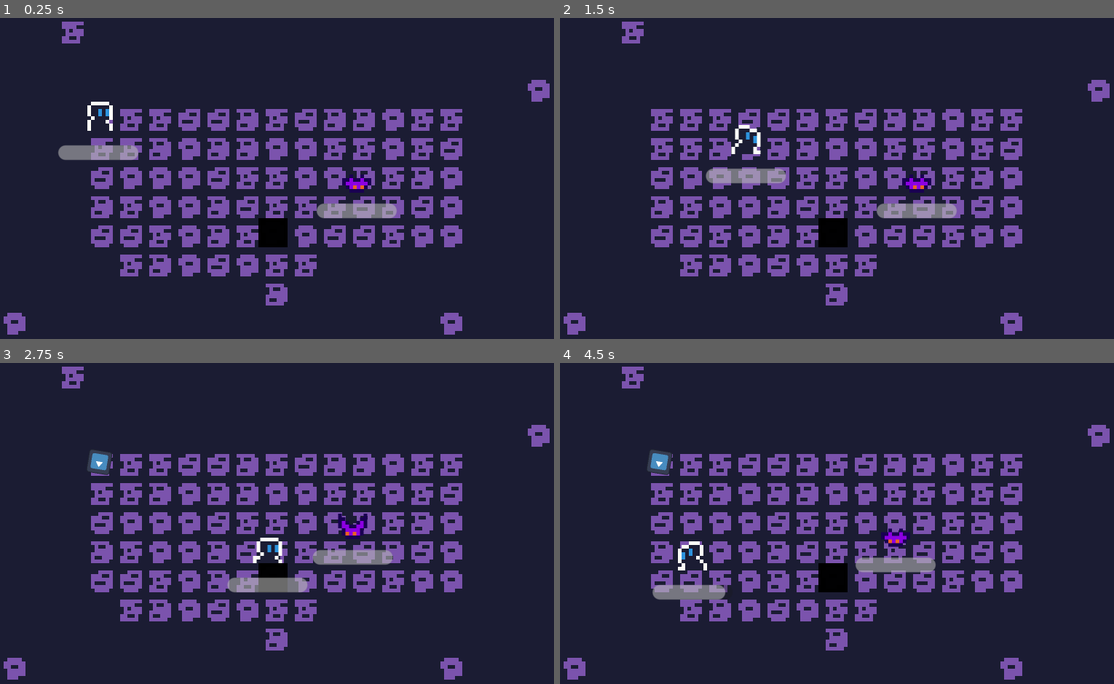
Above: before the commit, frames 1-4 (two rows, left to right).
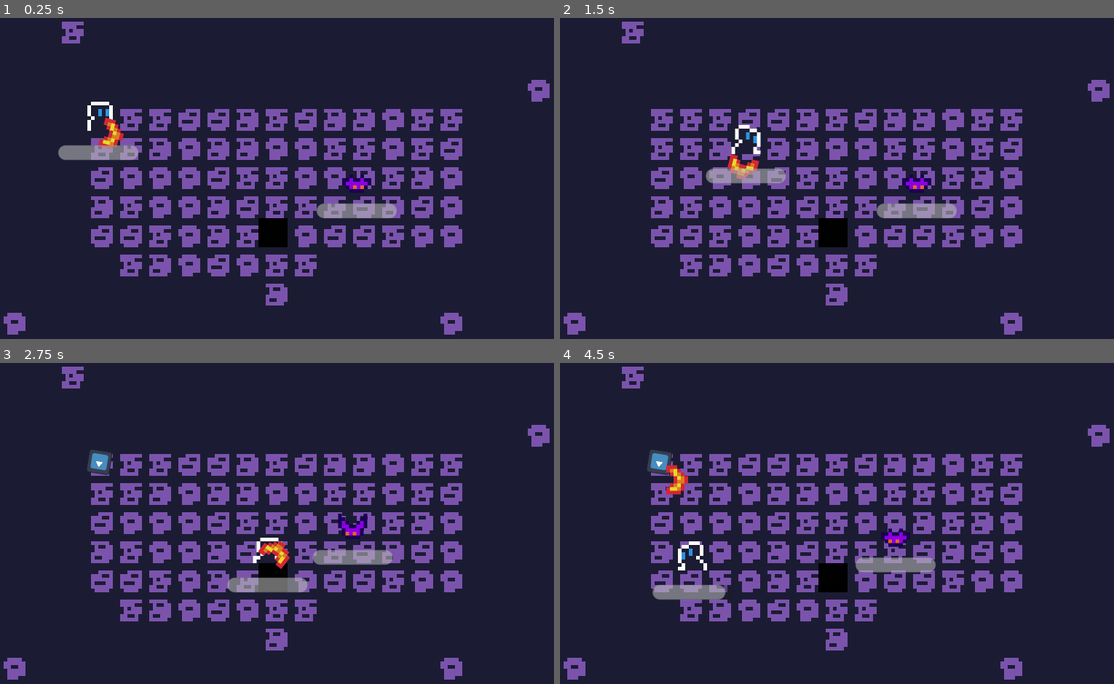
Above: after the commit, the same moments.

Repository: Renan-G-projec/DungeonWarrior
Game: Godot game, scene res://scenes/main.tscn
Two runs of this game, one before a commit and one after it. Both use one fixed random seed, a clock stepped at 60 frames per second and the inputs below. The engine's default icon, where the game draws it, is replaced by a stand-in: a white triangle on a blue panel in a dark square.
Inputs (mouse positions are in pixels of both pictures, inside the frame that each line leads up to):
- Up to frame 1 (0.25 s): no input
- Up to frame 2 (1.5 s): tap Enter (ui_accept) at 0.5, 0.77 s; move the mouse to (981, 165) at 0.52 s; hold D (walk_right) 0.53-1.28 s; click (981, 165) at 0.6 s; move the mouse to (737, 197) at 1.27 s; hold Down (ui_down) from 1.28 s (still down); tap E (Interact) at 1.35 s
- Up to frame 3 (2.75 s): tap Enter (ui_accept) at 1.52 s; click (177, 542) at 1.55 s; move the mouse to (349, 456) at 2.02 s; release Down (ui_down) at 2.03 s; hold D (walk_right) from 2.03 s (still down); click (349, 456) at 2.1 s
- Up to frame 4 (4.5 s): move the mouse to (820, 590) at 2.77 s; release D (walk_right) at 2.78 s; hold Up (ui_up) 2.78-3.53 s; tap Shift (dash) at 2.85 s; tap Enter (ui_accept) at 3.02, 3.77 s; click (820, 590) at 3.05 s; move the mouse to (1025, 574) at 3.52 s; hold A (walk_left) from 3.53 s (still down); tap Alt at 3.6 s; click (1025, 574) at 3.8 s; move the mouse to (676, 478) at 4.27 s; click (676, 478) at 4.35 s

The runs differ from the first frame. In frame 1, 0.3% of the frame differs, in the area x 17-23%, y 31-42%; in frame 2, 0.3%; in frame 3, 0.3%, in the area x 46-53%, y 55-65%; in frame 4, 0.3%.

Commit message:
feat: Added boomerang and fixed crash when defeating the first enemy. AMDG

Diff:
--- /dev/null
+++ b/features/weapons/bullets/boomerang/boomerang_bullet.gd
@@ -0,0 +1,48 @@
+# Ad Maiorem Dei Gloriam!
+class_name BoomerangBullet
+extends BulletBase
+
+signal player_collected()
+
+@export var speed: float = 40
+
+var _is_coming_back: bool  = false
+var _player_ref: Player
+
+func _on_lifetime_timeout() -> void:
+	player_collected.emit()
+	queue_free()
+
+func _physics_process(delta: float) -> void:
+	if _is_coming_back:
+		var target_position: Vector2 = _player_ref.global_position - global_position
+		var target_velocity: Vector2 = target_position.normalized() * speed
+		velocity = velocity.lerp(target_velocity, 0.4)
+	else:
+		velocity = velocity.lerp(Vector2.ZERO, 0.2);
+		if velocity.length() <= 32:
+			_is_coming_back = true
+			set_collision_mask_value(5, false)
+			set_collision_mask_value(1, true)
+
+	global_position += velocity * delta
+
+func _on_body_entered(body: Node2D) -> void:
+	if !_is_coming_back:
+		velocity = Vector2.ZERO
+
+		# Should stop colliding with map and collide with the player
+		set_collision_mask_value(5, false)
+		set_collision_mask_value(1, true)
+		_is_coming_back = true
+
+		var health := body.get_node_or_null("HealthComponent") as HealthComponent
+		if health: health.take_damage(damage, self)
+	else:
+		if body.is_in_group("player"):
+			player_collected.emit()
+			_destroy()
+		else:
+			var health := body.get_node_or_null("HealthComponent") as HealthComponent
+			if health:
+				health.take_damage(damage, self)
--- /dev/null
+++ b/features/weapons/bullets/boomerang/boomerang_bullet.tscn
@@ -0,0 +1,17 @@
+[gd_scene format=3 uid="uid://cn5jgmtbtkavj"]
+
+[ext_resource type="PackedScene" uid="uid://hjqp6neu5qh2" path="res://features/weapons/bullets/bullet_base.tscn" id="1_3xqwv"]
+[ext_resource type="Texture2D" uid="uid://btvktrmu75ir0" path="res://features/weapons/weapons/boomerang.png" id="2_sv5k7"]
+[ext_resource type="Script" uid="uid://chwfbpl8g2rml" path="res://features/weapons/bullets/boomerang/boomerang_bullet.gd" id="2_wabqo"]
+
+[node name="BoomerangBullet" unique_id=631913319 instance=ExtResource("1_3xqwv")]
+collision_mask = 18
+script = ExtResource("2_wabqo")
+speed = 40.0
+
+[node name="Sprite2D" parent="." index="1" unique_id=19741843]
+scale = Vector2(1, 1)
+texture = ExtResource("2_sv5k7")
+
+[node name="Lifetime" parent="." index="2" unique_id=1026420694]
+wait_time = 20.0
--- /dev/null
+++ b/features/weapons/weapons/boomerang.gd
@@ -0,0 +1,38 @@
+# Ad Maiorem Dei Gloriam!
+class_name Boomerang
+extends WeaponBase
+
+## Note: This doesnt inherit of melee or bullet weapons as its a diferent kind of weapon
+## Melee ones have a fixed cooldown
+## Bullet ones have a fixed timestang to recharge
+
+@export var speed: float = 500
+
+var _bullet_scene: PackedScene = preload("res://features/weapons/bullets/boomerang/boomerang_bullet.tscn")
+var _has_boomerang: bool = true
+
+func attack():
+	if !_has_boomerang: return
+
+	var boomerang_bullet: BoomerangBullet = _bullet_scene.instantiate()
+	boomerang_bullet.velocity = _to_mouse().normalized() * speed
+
+	visible = false
+	_has_boomerang = false
+
+	boomerang_bullet.speed = speed
+	boomerang_bullet.global_position = global_position
+	boomerang_bullet.player_collected.connect(_on_player_collected_boomerang)
+	boomerang_bullet._player_ref = get_tree().get_first_node_in_group("player")
+
+	get_tree().root.add_child(boomerang_bullet)
+
+func _to_mouse() -> Vector2:
+	return (get_global_mouse_position() - global_position)
+
+func _process(delta: float) -> void:
+	rotation = _to_mouse().angle()
+
+func _on_player_collected_boomerang() -> void:
+	visible = true
+	_has_boomerang = true
--- /dev/null
+++ b/features/weapons/weapons/boomerang.tscn
@@ -0,0 +1,12 @@
+[gd_scene format=3 uid="uid://h6674ir6qkhb"]
+
+[ext_resource type="Script" uid="uid://cd825ua8qx5kf" path="res://features/weapons/weapons/boomerang.gd" id="1_jbbdv"]
+[ext_resource type="Texture2D" uid="uid://btvktrmu75ir0" path="res://features/weapons/weapons/boomerang.png" id="2_e6umt"]
+
+[node name="Boomerang" type="Node2D" unique_id=1805347634]
+script = ExtResource("1_jbbdv")
+
+[node name="Sprite2D" type="Sprite2D" parent="." unique_id=1947852363]
+texture = ExtResource("2_e6umt")
+centered = false
+offset = Vector2(0, -4)
--- a/project.godot
+++ b/project.godot
@@ -94,6 +94,8 @@
 2d_physics/layer_2="Enemies"
 2d_physics/layer_3="Bullets"
 2d_physics/layer_4="Collectables"
+2d_physics/layer_5="Map"
+2d_physics/layer_6="Boomerang"
 
 [physics]
 
--- a/scenes/main.gd
+++ b/scenes/main.gd
@@ -35,9 +35,8 @@
 
 	player.global_position = room_instance.get_door_position(door_id)
 
-
 func _on_player_gameover() -> void:
 	TransitionManager.flash(func() -> void: get_tree().reload_current_scene.call_deferred())
 
 func _on_room_enemy_died(enemy_key: NodePath) -> void:
-	_persistance_keys[current_room.scene_file_path].push_back(enemy_key)
+	_persistance_keys.get_or_add(current_room.scene_file_path, []).push_back(enemy_key)
--- a/scenes/main.tscn
+++ b/scenes/main.tscn
@@ -3,6 +3,7 @@
 [ext_resource type="Script" uid="uid://dftg4lre5dobe" path="res://scenes/main.gd" id="1_o5qli"]
 [ext_resource type="PackedScene" uid="uid://dn1dfydjjjmu4" path="res://features/player/player.tscn" id="2_0wfyh"]
 [ext_resource type="PackedScene" uid="uid://hbugebch8c06" path="res://features/map/rooms/room_1.tscn" id="2_jyhfs"]
+[ext_resource type="PackedScene" uid="uid://h6674ir6qkhb" path="res://features/weapons/weapons/boomerang.tscn" id="4_jyhfs"]
 
 [node name="Main" type="Node2D" unique_id=450768612 node_paths=PackedStringArray("current_room")]
 script = ExtResource("1_o5qli")
@@ -10,8 +11,11 @@
 
 [node name="Room1" parent="." unique_id=1991131083 instance=ExtResource("2_jyhfs")]
 
-[node name="Player" parent="." unique_id=2017001837 instance=ExtResource("2_0wfyh")]
+[node name="Player" parent="." unique_id=2017001837 node_paths=PackedStringArray("weapon") instance=ExtResource("2_0wfyh")]
 unique_name_in_owner = true
 position = Vector2(27, 31)
+weapon = NodePath("Boomerang")
+
+[node name="Boomerang" parent="Player" unique_id=1805347634 instance=ExtResource("4_jyhfs")]
 
 [connection signal="gameover" from="Player" to="." method="_on_player_gameover"]
Not shown, added: features/weapons/bullets/boomerang/boomerang_bullet.gd.uid
Binary file added: features/weapons/bullets/shooriken/shooriken.png
Not shown, added: features/weapons/bullets/shooriken/shooriken.png.import
Binary file added: features/weapons/bullets/wand/wand_bullet.png
Not shown, added: features/weapons/bullets/wand/wand_bullet.png.import
Not shown, added: features/weapons/weapons/boomerang.gd.uid
Binary file added: features/weapons/weapons/boomerang.png
Not shown, added: features/weapons/weapons/boomerang.png.import
